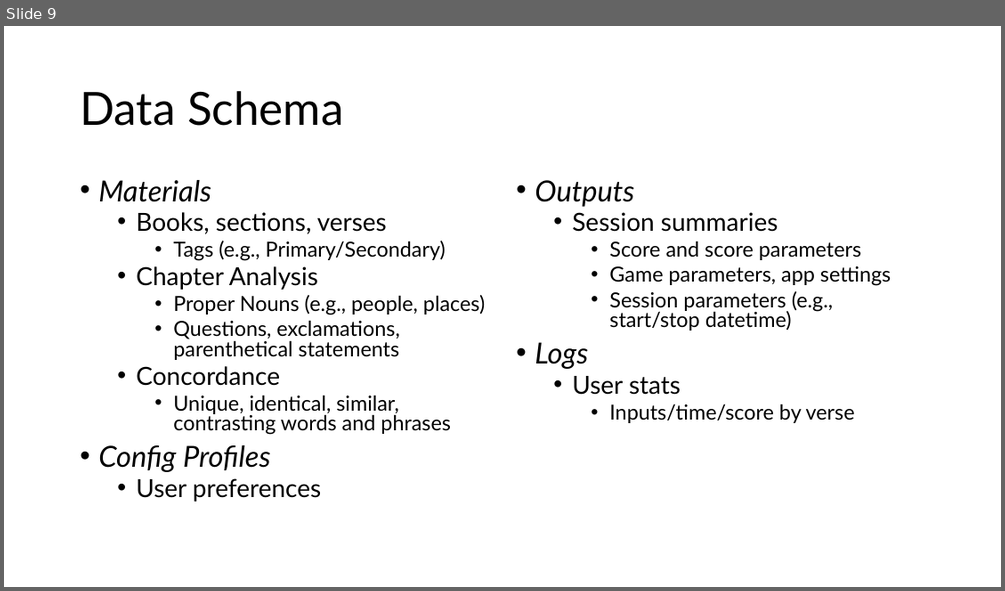
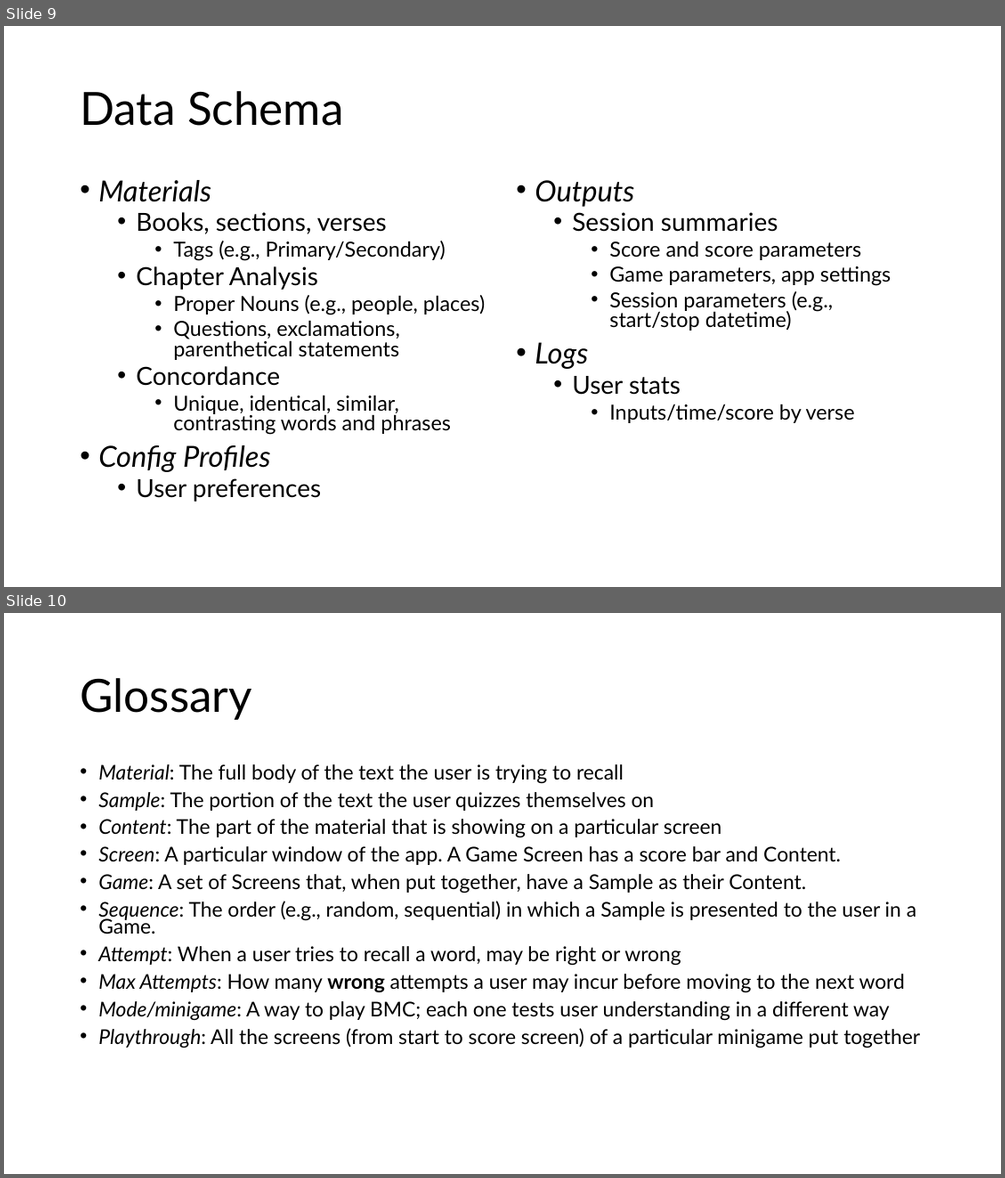
Before and after one commit to dabrygo/bmc, a slide deck: doc/bmc-system-charts.pptx. Shown one above the other, each under a label of ours: slide 9 before the commit, slides 9 and 10 after it. The pictures are 1005x591 and 1005x1178 pixels, drawn with LibreOffice and Linux fonts; fonts in the diff are those of the drawing. Boxes give left, top, right and bottom in pixels: in the first picture for what was removed or moved away, otherwise in the second. Text is boxed around its words. In the diff, an @@ line names an element or a change of style, - is before the commit and + after.

Commit message:
:truck: Rename files/classes for readability
I kept confusing several terms. This commit makes an effort to untangle those terms. I added a Glossary slide to the charts to help keep myself straight.

```diff
--- a/doc/bmc-system-charts.pptx
+++ b/doc/bmc-system-charts.pptx
@@ slide 10 added at box(4, 613, 1001, 1174), background #FFFFFF @@
@@ title added at box(80, 678, 252, 720), 44 pt, text #000000 @@
+Glossary
@@ text added at box(98, 764, 920, 1047), 19.6 pt, text #000000 @@
+• Material: The full body of the text the user is trying to recall
+• Sample: The portion of the text the user quizzes themselves on
+• Content: The part of the material that is showing on a particular screen
+• Screen: A particular window of the app. A Game Screen has a score bar and Content.
+• Game: A set of Screens that, when put together, have a Sample as their Content.
+• Sequence: The order (e.g., random, sequential) in which a Sample is presented to the user in a Game.
+• Attempt: When a user tries to recall a word, may be right or wrong
+• Max Attempts: How many wrong attempts a user may incur before moving to the next word
+• Mode/minigame: A way to play BMC; each one tests user understanding in a different way
+• Playthrough: All the screens (from start to score screen) of a particular minigame put together
```
Also in this commit, not shown: 1 slide changed, 5 other files.
